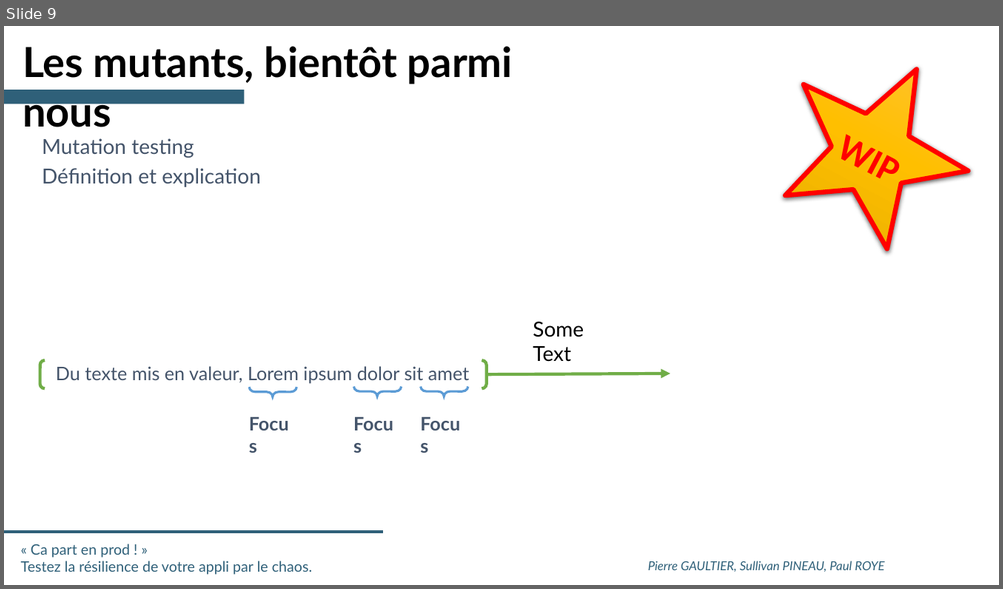
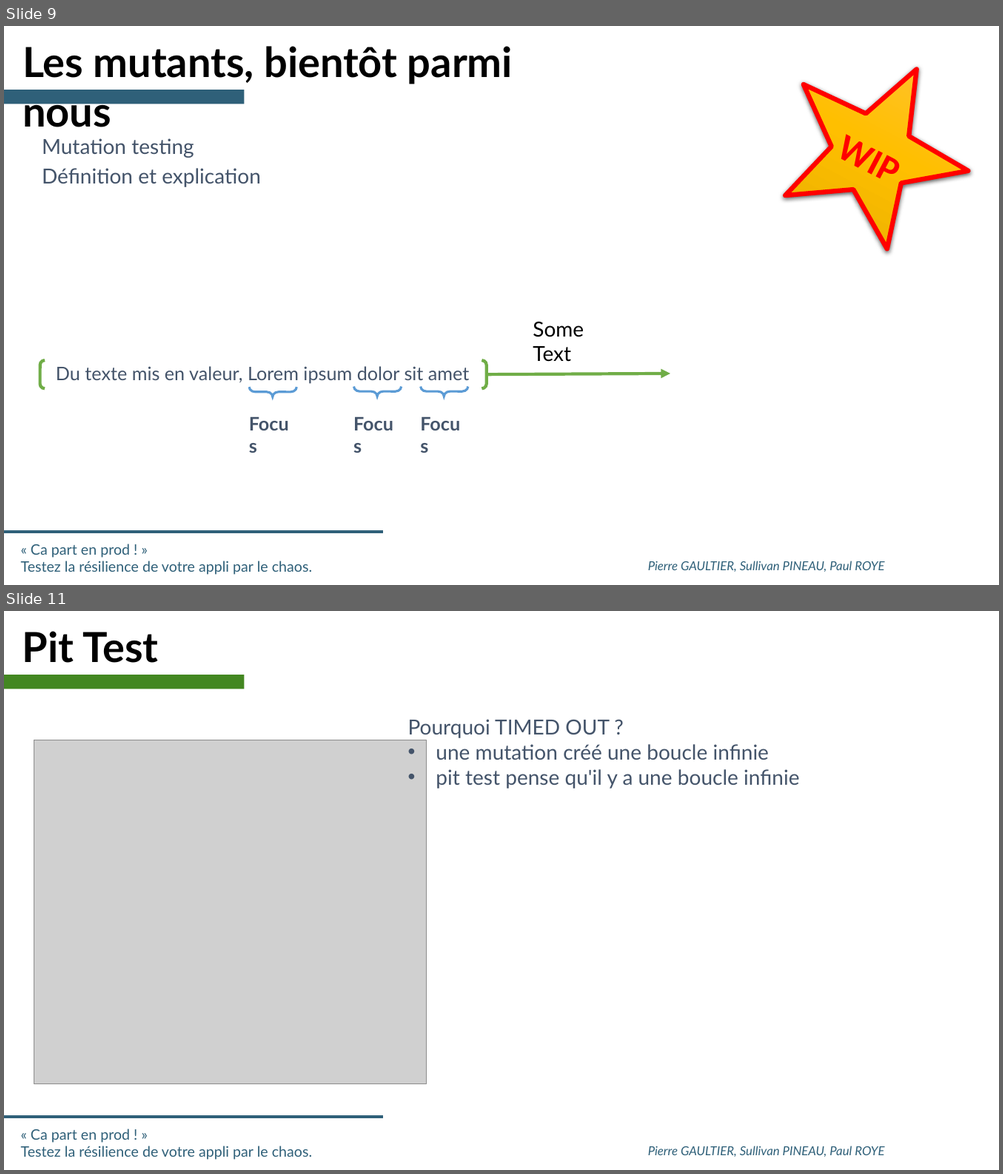
Before and after one commit to SII-Codelab-Chaos/Codelab-Chaos-TP, a slide deck: Hands-On -Chaos - SLIDES.pptx. Shown one above the other, each under a label of ours: slide 9 before the commit, slides 9 and 11 after it; the slides between them are not shown. The pictures are 1003x589 and 1003x1174 pixels, drawn with LibreOffice and Linux fonts; fonts in the diff are those of the drawing; grey boxes stand for pictures; background and template pictures are left out. Boxes give left, top, right and bottom in pixels: in the first picture for what was removed or moved away, otherwise in the second. Text is boxed around its words. In the diff, an @@ line names an element or a change of style, - is before the commit and + after.

```diff
--- a/Hands-On -Chaos - SLIDES.pptx
+++ b/Hands-On -Chaos - SLIDES.pptx
@@ slide 11 added at bbox=[4, 611, 999, 1170], background #FFFFFF; not listed: 3 template elements that a slide beside it also shows @@
@@ text added at bbox=[22, 631, 158, 663], 40 pt, text #000000, bold @@
+Pit Test
@@ rectangle added at bbox=[4, 675, 244, 689], fill #438721 @@
@@ text added at bbox=[408, 719, 799, 789], 20 pt, text #44546A @@
+Pourquoi TIMED OUT ?
+• une mutation créé une boucle infinie
+• pit test pense qu'il y a une boucle infinie
@@ picture added at bbox=[34, 740, 427, 1084] @@
```
Also in this commit, not shown: 1 slide changed, 1 other file.
